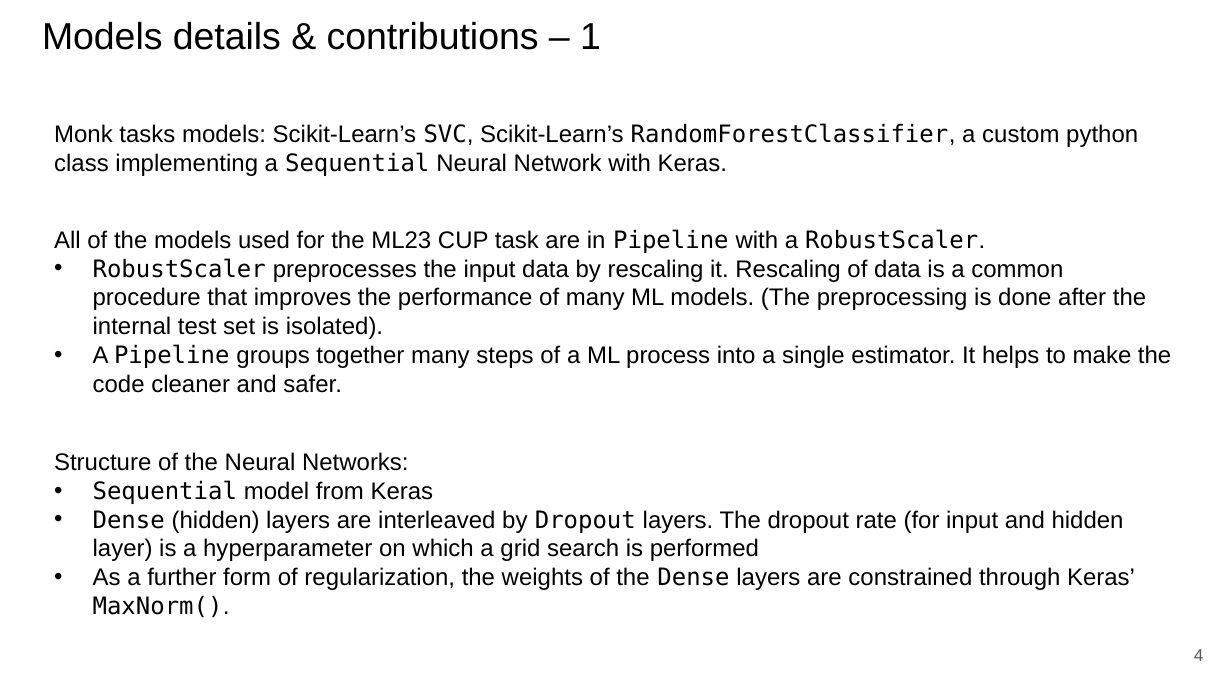
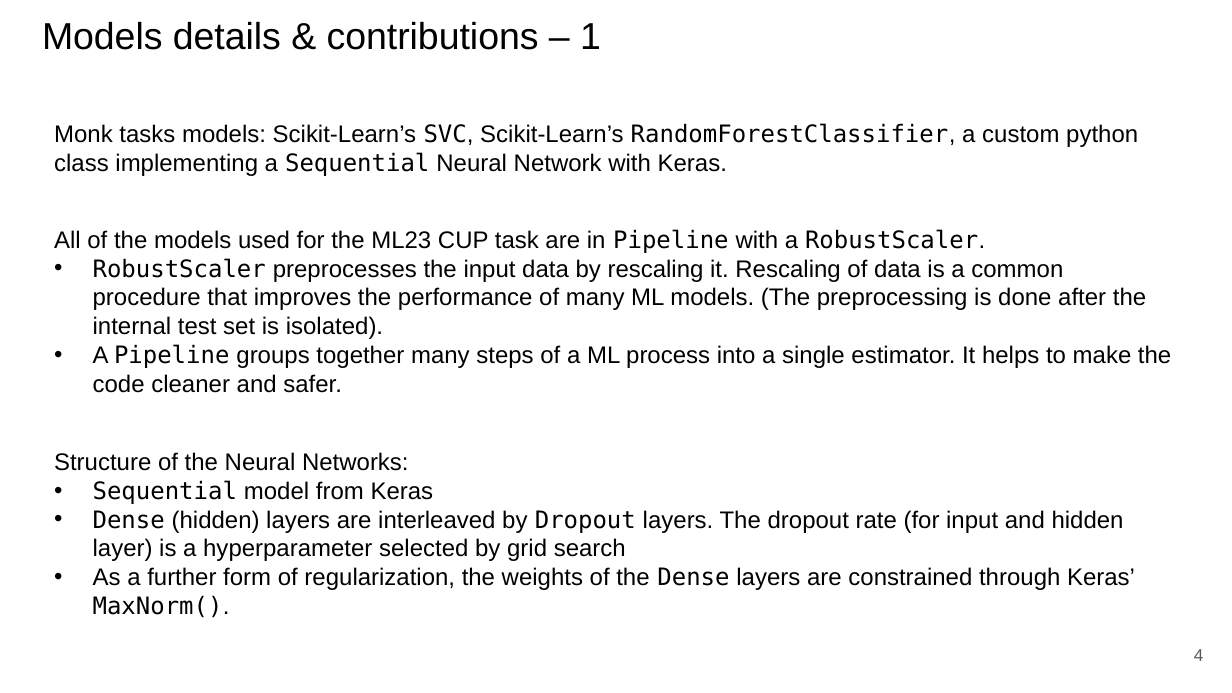
Before and after one commit to paolo-junior-mollica/machine-learning-project, a slide deck: slide 4 of relazione/ML-2023-PRJ-Slides-Demo.pptx. Drawn at 1232x693 pixels with LibreOffice and Linux fonts; fonts in the diff are those of the drawing. Boxes give left, top, right and bottom in pixels: in the first picture for what was removed or moved away, otherwise in the second. Text is boxed around its words. In the diff, an @@ line names an element or a change of style, - is before the commit and + after.

```diff
--- a/relazione/ML-2023-PRJ-Slides-Demo.pptx
+++ b/relazione/ML-2023-PRJ-Slides-Demo.pptx
@@ text at bbox=[93, 510, 1124, 561]: text changed @@
-• Dense (hidden) layers are interleaved by Dropout layers. The dropout rate (for input and hidden layer) is a hyperparameter on which a grid search is performed
+• Dense (hidden) layers are interleaved by Dropout layers. The dropout rate (for input and hidden layer) is a hyperparameter selected by grid search
```
Also in this commit, not shown: 7 other slides changed, 1 slide removed.
